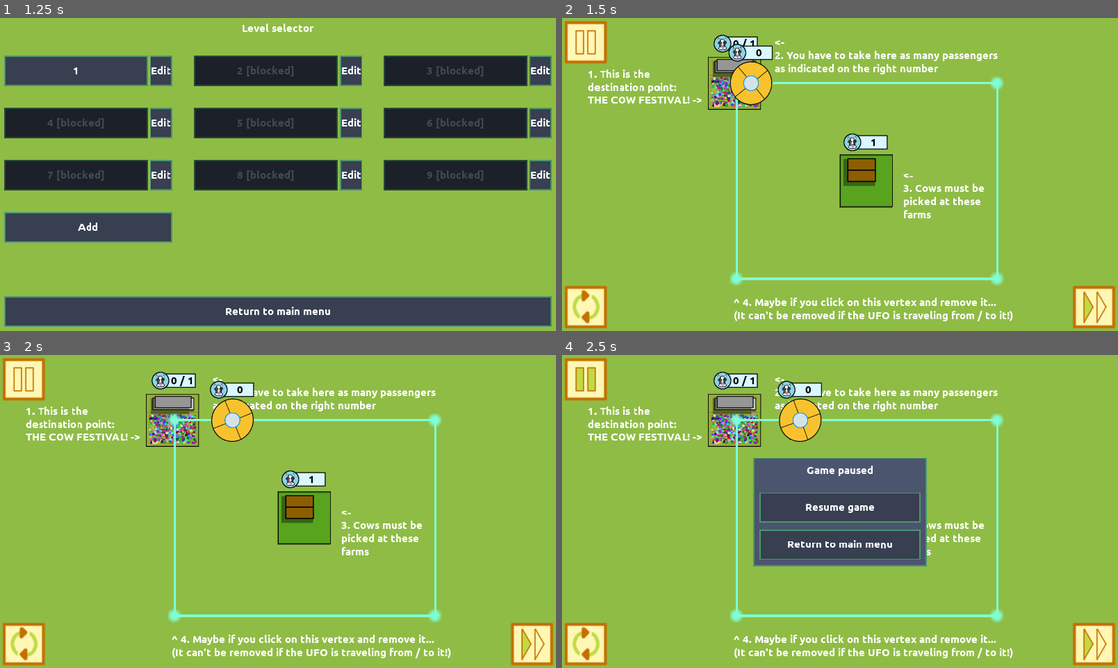
Above: before the commit, frames 1-4 (two rows, left to right).
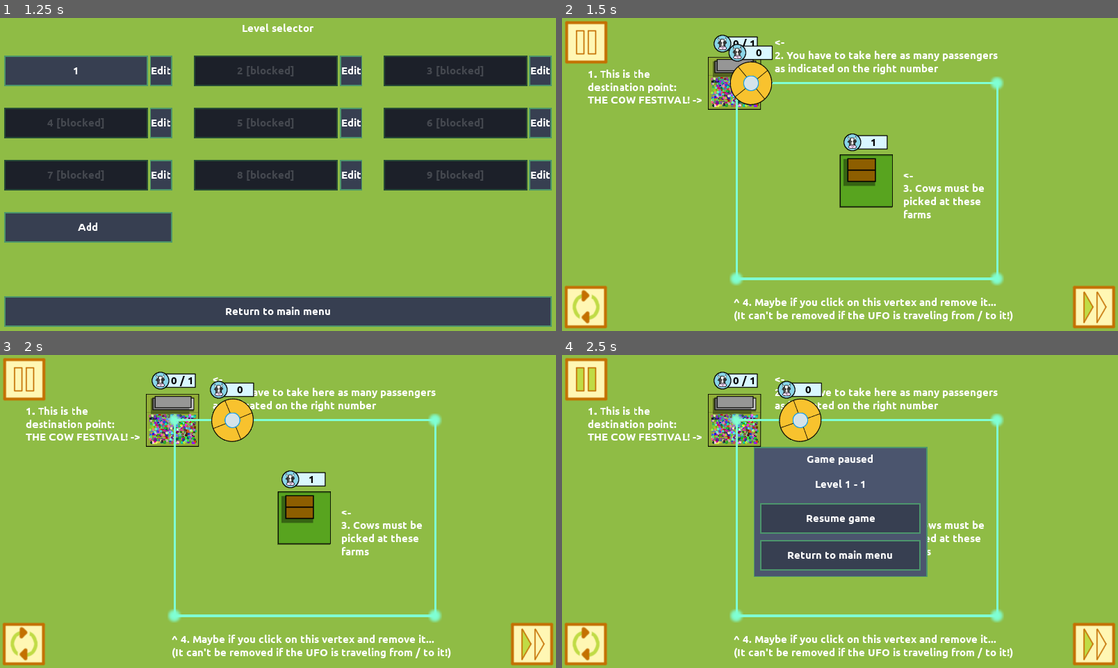
Above: after the commit, the same moments.

Repository: moisesjbc/ufo-taxi
Game: Godot game, scene res://menus/main_menu/main_menu.tscn
Two runs of this game, one before a commit and one after it. Both use one fixed random seed, a clock stepped at 60 frames per second and the inputs below.
Inputs (mouse positions are in pixels of both pictures, inside the frame that each line leads up to):
- Up to frame 1 (1.25 s): click "Play" at 0.5 s
- Up to frame 2 (1.5 s): click "1" at 1.25 s
- Up to frame 3 (2 s): no input
- Up to frame 4 (2.5 s): click (584, 380) at 2 s

Frame 1 is identical in both runs. In frame 2, 0.2% of the frame differs, in the area x 0-9%, y 1-15%; in frame 3, 0.2%; in frame 4, 7.2%, in the area x 0-66%, y 1-71%.

Commit message:
Add current level index to pause menu

Diff:
--- a/godot-project/gameplay/main/main.tscn
+++ b/godot-project/gameplay/main/main.tscn
@@ -95,7 +95,9 @@
 }
 
 [node name="pause_menu" parent="gui" instance=ExtResource( 9 )]
+margin_left = 1.41425
 margin_top = 1.41418
+margin_right = 1.41431
 margin_bottom = 1.41418
 [connection signal="game_over" from="." to="." method="_on_main_game_over"]
 [connection signal="all_passengers_left" from="destination_area" to="." method="_on_destination_area_all_passengers_left"]
--- a/godot-project/menus/pause_menu/pause_menu.gd
+++ b/godot-project/menus/pause_menu/pause_menu.gd
@@ -5,6 +5,7 @@
 	get_tree().paused = true
 	$pause_button.pressed = true
 	$center_container.visible = true
+	$center_container/panel/margin_container/vbox_container/level_label.text = 'Level ' + str(campaign_manager.current_campaign_index + 1) + ' - ' + str(campaign_manager.current_level_index + 1)
 
 
 func stop():
--- a/godot-project/menus/pause_menu/pause_menu.tscn
+++ b/godot-project/menus/pause_menu/pause_menu.tscn
@@ -26,10 +26,10 @@
 
 [node name="panel" parent="center_container" instance=ExtResource( 5 )]
 margin_left = 440.0
-margin_top = 235.0
+margin_top = 210.0
 margin_right = 840.0
-margin_bottom = 485.0
-rect_min_size = Vector2( 400, 250 )
+margin_bottom = 510.0
+rect_min_size = Vector2( 400, 300 )
 
 [node name="margin_container" type="MarginContainer" parent="center_container/panel"]
 anchor_right = 1.0
@@ -46,20 +46,32 @@
 margin_left = 15.0
 margin_top = 15.0
 margin_right = 385.0
-margin_bottom = 235.0
+margin_bottom = 285.0
 
 [node name="title" type="Label" parent="center_container/panel/margin_container/vbox_container"]
 margin_right = 370.0
-margin_bottom = 61.0
+margin_bottom = 53.0
 size_flags_horizontal = 3
 size_flags_vertical = 7
 text = "Game paused"
 align = 1
 
+[node name="level_label" type="Label" parent="center_container/panel/margin_container/vbox_container"]
+margin_top = 57.0
+margin_right = 370.0
+margin_bottom = 85.0
+size_flags_horizontal = 3
+size_flags_vertical = 2
+text = "Level"
+align = 1
+__meta__ = {
+"_edit_use_anchors_": false
+}
+
 [node name="buttons_container" type="VBoxContainer" parent="center_container/panel/margin_container/vbox_container"]
-margin_top = 65.0
+margin_top = 115.0
 margin_right = 370.0
-margin_bottom = 220.0
+margin_bottom = 270.0
 custom_constants/separation = 15
 
 [node name="resume_button" parent="center_container/panel/margin_container/vbox_container/buttons_container" instance=ExtResource( 4 )]
